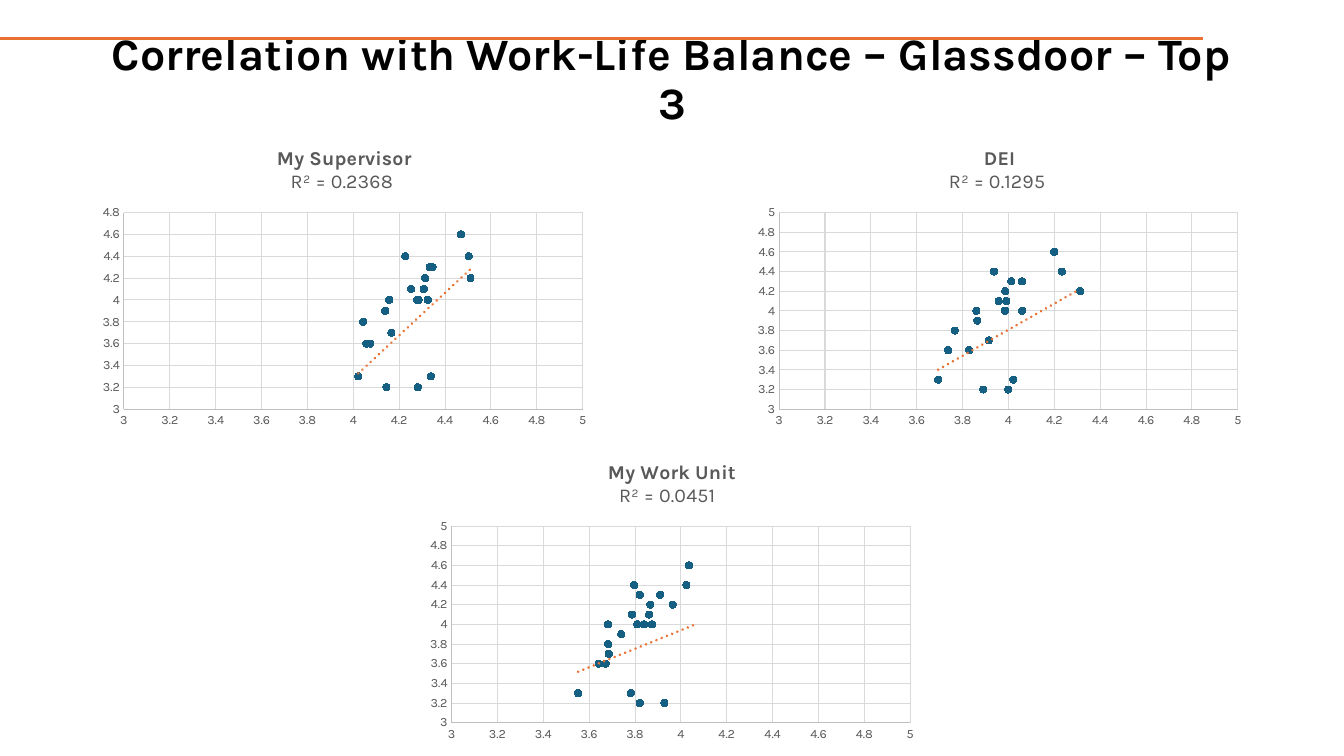
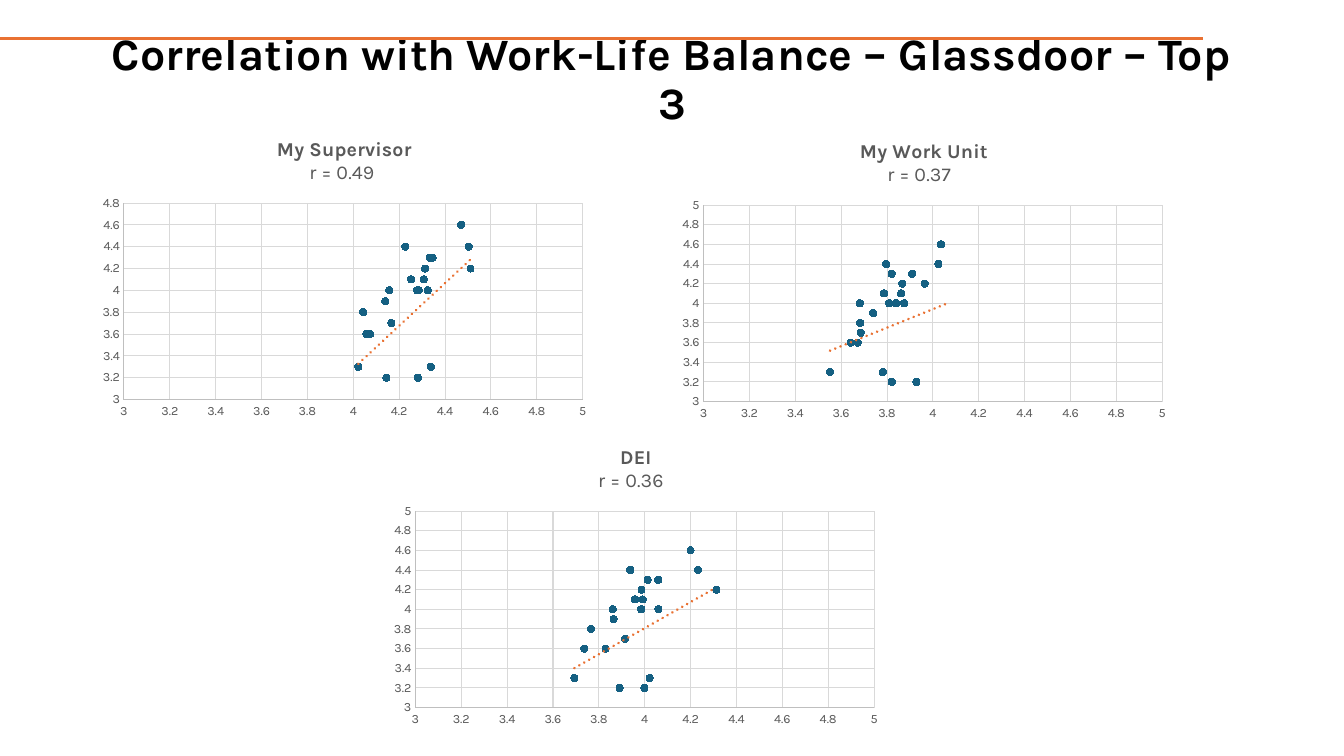
Before and after one commit to aaron-hollinger/federal_employee_job_satisfaction, a slide deck: slide 18 of presentation/FinalPresentation.pptx. Drawn at 1344x756 pixels with LibreOffice and Linux fonts; fonts in the diff are those of the drawing. Boxes give left, top, right and bottom in pixels: in the first picture for what was removed or moved away, otherwise in the second. Text is boxed around its words. In the diff, an @@ line names an element or a change of style, - is before the commit and + after.

```diff
--- a/presentation/FinalPresentation.pptx
+++ b/presentation/FinalPresentation.pptx
@@ scatter chart at bbox=[93, 122, 597, 424] @@
@@ title "My Supervisor R² = 0.2368  " to "My Supervisor r = 0.49  " @@
@@ scatter chart: place and size @@
-scatter chart at bbox=[93, 131, 597, 434]
+scatter chart at bbox=[93, 122, 597, 424]
@@ scatter chart at bbox=[673, 124, 1177, 426] @@
@@ title "My Work Unit R² = 0.0451   " to "My Work Unit r = 0.37   " @@
@@ scatter chart: place and size @@
-scatter chart at bbox=[420, 446, 925, 748]
+scatter chart at bbox=[673, 124, 1177, 426]
@@ scatter chart at bbox=[384, 431, 888, 733] @@
@@ title "DEI R² = 0.1295  " to "DEI r = 0.36   " @@
@@ scatter chart: place and size @@
-scatter chart at bbox=[748, 131, 1252, 434]
+scatter chart at bbox=[384, 431, 888, 733]
```
Also in this commit, not shown: 4 other slides changed.
